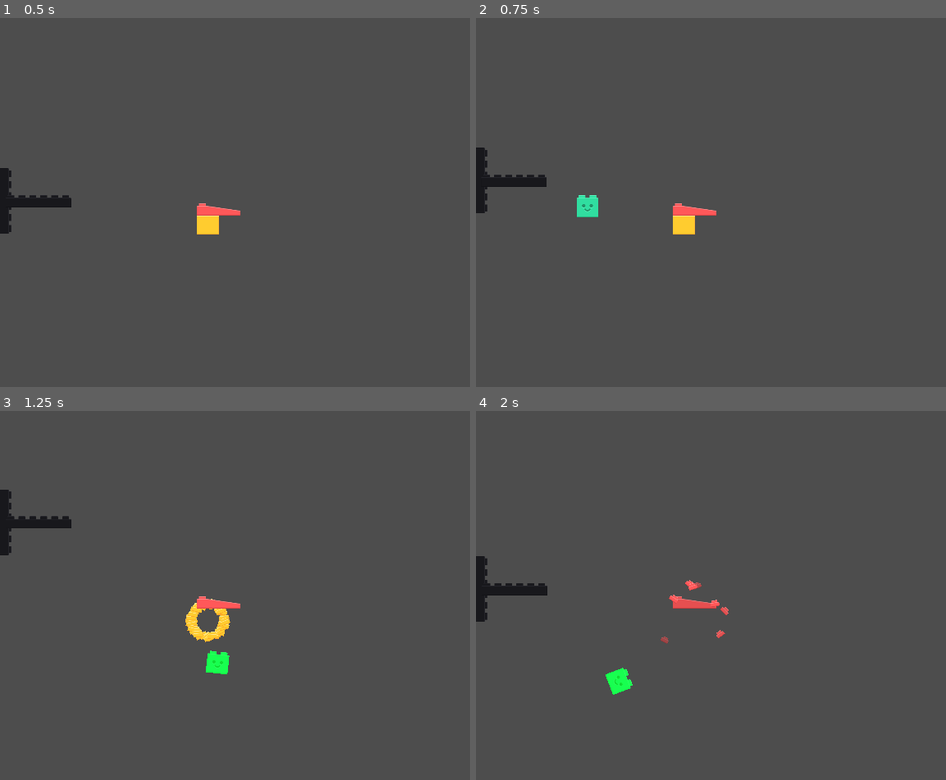
Above: before the commit, frames 1-4 (two rows, left to right).
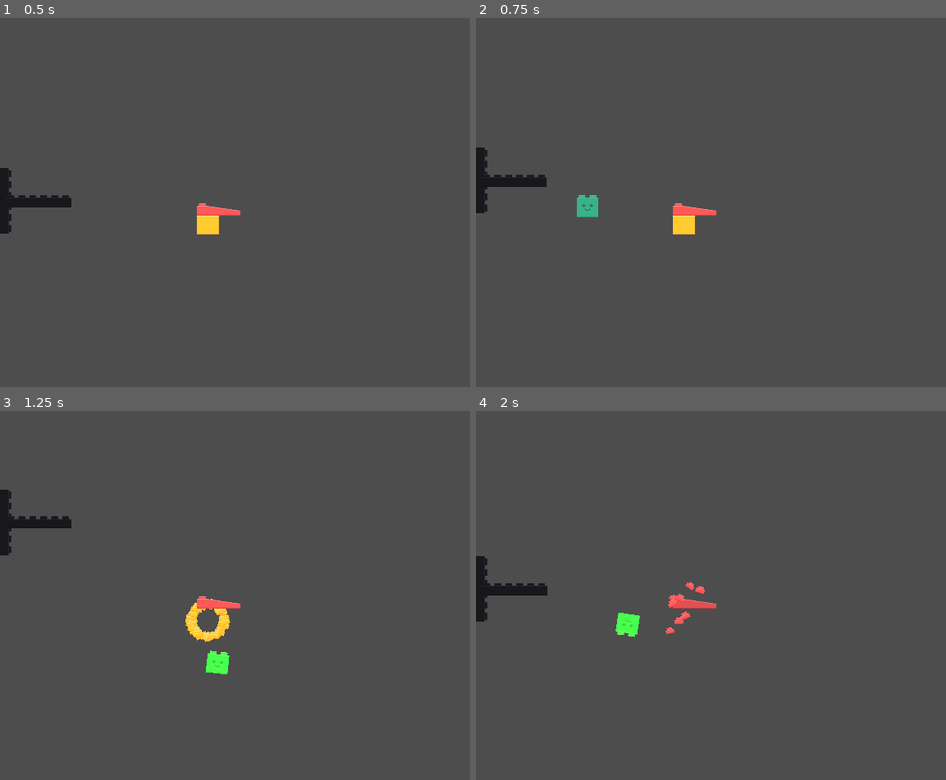
Above: after the commit, the same moments.

Repository: mlotr/Blocks_Gone_Wrong
Game: Godot game, scene res://scenes/level_1.tscn
Same seed, same stepped clock (60 frames per second), same inputs: the game is played once before the commit and once after it. The project has no main scene, so this scene is started directly.
Inputs (mouse positions are in pixels of both pictures, inside the frame that each line leads up to):
- Up to frame 1 (0.5 s): no input
- Up to frame 2 (0.75 s): tap Enter at 0.5 s; move the mouse to (outside the picture) at 0.52 s; press the mouse at (outside the picture) at 0.53 s; hold Up (ui_up) from 0.53 s (still down)
- Up to frame 3 (1.25 s): keep holding Up (ui_up)
- Up to frame 4 (2 s): move the mouse to (673, 613) at 1.27 s; release Up (ui_up) at 1.28 s; release the mouse at (673, 613) at 1.28 s; hold Down (ui_down) from 1.28 s (still down); click (673, 613) at 1.35 s

Frame 1 is identical in both runs. In frame 2, 0.2% of the frame differs, in the area x 21-27%, y 48-54%; in frame 3, 0.3%; in frame 4, 0.8%, in the area x 27-54%, y 45-77%.

Commit message:
Fine-tuned bullet and cannon scenes and scripts

Diff:
--- a/scenes/bullet.tscn
+++ b/scenes/bullet.tscn
@@ -21,3 +21,9 @@
 
 [node name="CollisionShape2D" type="CollisionShape2D" parent="."]
 shape = SubResource("RectangleShape2D_x52r7")
+
+[node name="VisibleOnScreenNotifier2D" type="VisibleOnScreenNotifier2D" parent="."]
+position = Vector2(0, 0.5)
+scale = Vector2(3.3, 3.25)
+
+[connection signal="screen_exited" from="VisibleOnScreenNotifier2D" to="." method="_on_visible_on_screen_notifier_2d_screen_exited"]
--- a/scripts/bullet.gd
+++ b/scripts/bullet.gd
@@ -1,75 +1,71 @@
 extends RigidBody2D
 
-# --- SIGNALS ---
-# Signal emitted when the bullet hits something (useful for camera shake or UI)
 signal hit_something
 
 # --- EXPORT VARIABLES ---
-@export var speed: float = 800.0
-@export var boomerang_speed: float = 1000.0
+# The speed used when redirecting the bullet with the mouse
+@export var redirect_speed: float = 1000.0
 
 # --- PRIVATE VARIABLES ---
-# Tracks if the bullet has hit a block at least once
-var _has_hit_block: bool = false
-# Tracks if the player is currently clicking to recall the bullet
-var _is_returning: bool = false
+# Tracks if the bullet currently has a "charge" to be redirected
+var _has_charge: bool = false
+# Current speed to maintain velocity consistency
+var _current_speed: float = 0.0
 
 # --- ONREADY VARIABLES ---
 @onready var sprite: Sprite2D = $Sprite2D
 
 func _ready() -> void:
-	# Connect the body_entered signal to our function to detect hits
-	# Ensure "Contact Monitor" is ON and "Max Contacts Reported" > 0 in Inspector
 	self.body_entered.connect(_on_body_entered)
+	# Set default color (dimmed)
+	sprite.modulate = Color(1, 1, 1, 0.7)
 
 func _input(event: InputEvent) -> void:
-	# The boomerang mechanic activates ONLY after the first hit
-	if _has_hit_block:
-		if event.is_action_pressed("click"): # Replace with your action name
-			_is_returning = true
-		elif event.is_action_released("click"):
-			_is_returning = false
-
-func _physics_process(_delta: float) -> void:
-	# If the player is holding the mouse button, override the velocity
-	if _is_returning:
-		_move_towards_mouse()
+	# Input is handled ONLY if we have a charge available
+	if _has_charge and event.is_action_pressed("click"):
+		_redirect_bullet()
 
 # --- PUBLIC FUNCTIONS ---
 
-## Initial launch of the bullet from the Cannon
-func launch(direction: Vector2) -> void:
+## Initial launch called by Cannon
+func launch(direction: Vector2, speed: float) -> void:
+	_current_speed = speed
 	self.linear_velocity = direction.normalized() * speed
 
 # --- PRIVATE FUNCTIONS ---
 
-## Logic to steer the bullet towards the current mouse position
-func _move_towards_mouse() -> void:
+## Applies the redirection logic
+func _redirect_bullet() -> void:
 	var mouse_pos = get_global_mouse_position()
-	# Calculate direction from bullet to mouse
 	var direction = (mouse_pos - global_position).normalized()
 
-	# We directly set linear_velocity to give the player snappy control
-	# The bullet will stop bouncing and "fly" towards the cursor
-	linear_velocity = direction * boomerang_speed
+	# Apply new velocity immediately
+	# We use redirect_speed to give it a "dash" feeling, or reuse _current_speed
+	self.linear_velocity = direction * redirect_speed
 
-	# Optional: Rotate the bullet to face the direction of travel
-	rotation = linear_velocity.angle()
+	# Consume the charge
+	_has_charge = false
 
-## Detection logic for hitting StaticBody2D blocks
+	# Visual feedback: Turn off the glow
+	sprite.modulate = Color(1, 1, 1, 0.7)
+
+	# Rotate sprite to face movement
+	rotation = direction.angle()
+
+## Collision Logic
 func _on_body_entered(body: Node) -> void:
-	# Check if the object hit has the 'take_damage' method (our Blocks)
 	if body.has_method("take_damage"):
 		body.take_damage()
-
-		# Once we hit a block, we unlock the boomerang ability
-		if not _has_hit_block:
-			_has_hit_block = true
-			# Visual feedback when the ability unlocks (e.g., change color)
-			sprite.modulate = Color(0.5, 1.5, 0.5) # Glowing green tint
-
 		hit_something.emit()
 
-## Clean up when the bullet leaves the play area
+		# RECHARGE MECHANIC:
+		# Every time we hit a block, we regain the ability to redirect
+		if not _has_charge:
+			_has_charge = true
+			# Visual feedback: Glow up!
+			sprite.modulate = Color(1.5, 1.5, 0.5, 1.0) # Bright Yellow/Gold
+
+			# Optional: Play a "Recharge" sound here
+
 func _on_visible_on_screen_notifier_2d_screen_exited() -> void:
 	queue_free()
--- a/scripts/cannon.gd
+++ b/scripts/cannon.gd
@@ -1,13 +1,13 @@
 extends CharacterBody2D
 
 # --- EXPORT VARIABLES ---
-# Drag and drop the Bullet.tscn here in the Inspector
 @export var bullet_scene: PackedScene
 @export var move_speed: float = 300.0
 
+# Control the power of the shot directly from the Cannon
+@export var bullet_initial_speed: float = 800.0
+
 # --- PRIVATE VARIABLES ---
-# Keeps track of the active bullet to prevent firing multiple times
-# and to separate "Shooting" input from "Boomerang" input.
 var _current_bullet: Node = null
 
 # --- ONREADY VARIABLES ---
@@ -19,50 +19,31 @@
 	_handle_input()
 	_handle_movement()
 
-# --- PRIVATE FUNCTIONS ---
-
 func _handle_movement() -> void:
-	# Get input for vertical movement (W/S or Up/Down arrows)
-	# Assuming you have defined "ui_up" and "ui_down" or custom actions in Project Settings
 	var direction = Input.get_axis("ui_up", "ui_down")
-
 	if direction:
 		velocity.y = direction * move_speed
 	else:
 		velocity.y = move_toward(velocity.y, 0, move_speed)
-
 	move_and_slide()
 
 func _handle_input() -> void:
-	# Logic: We can only fire if there is NO active bullet in the scene.
-	# If a bullet exists, the mouse click is handled by the Bullet script (Boomerang logic).
-	if Input.is_action_just_pressed("click"): # Ensure "click" is mapped to Left Mouse Button
+	if Input.is_action_just_pressed("click"):
 		if not is_instance_valid(_current_bullet):
 			_fire()
 
 func _fire() -> void:
-	if not bullet_scene:
-		push_warning("Cannon: No Bullet Scene assigned!")
-		return
+	if not bullet_scene: return
 
-	# 1. Instantiate the bullet
 	var bullet_instance = bullet_scene.instantiate()
-
-	# 2. Set the position to the Muzzle's global position
 	bullet_instance.global_position = muzzle.global_position
-
-	# 3. Add the bullet to the main scene (not as a child of the cannon!)
-	# We use get_tree().current_scene or get_parent() to ensure it moves independently
 	get_parent().add_child(bullet_instance)
 
-	# 4. Launch the bullet
-	# We assume shooting to the RIGHT (Vector2.RIGHT)
+	# Pass the speed variable to the launch function
 	if bullet_instance.has_method("launch"):
-		bullet_instance.launch(Vector2.RIGHT)
+		bullet_instance.launch(Vector2.RIGHT, bullet_initial_speed)
 
-	# 5. Store reference to prevent spamming
 	_current_bullet = bullet_instance
 
-	# 6. Play visual feedback
 	if anim_player.has_animation("recoil"):
 		anim_player.play("recoil")
